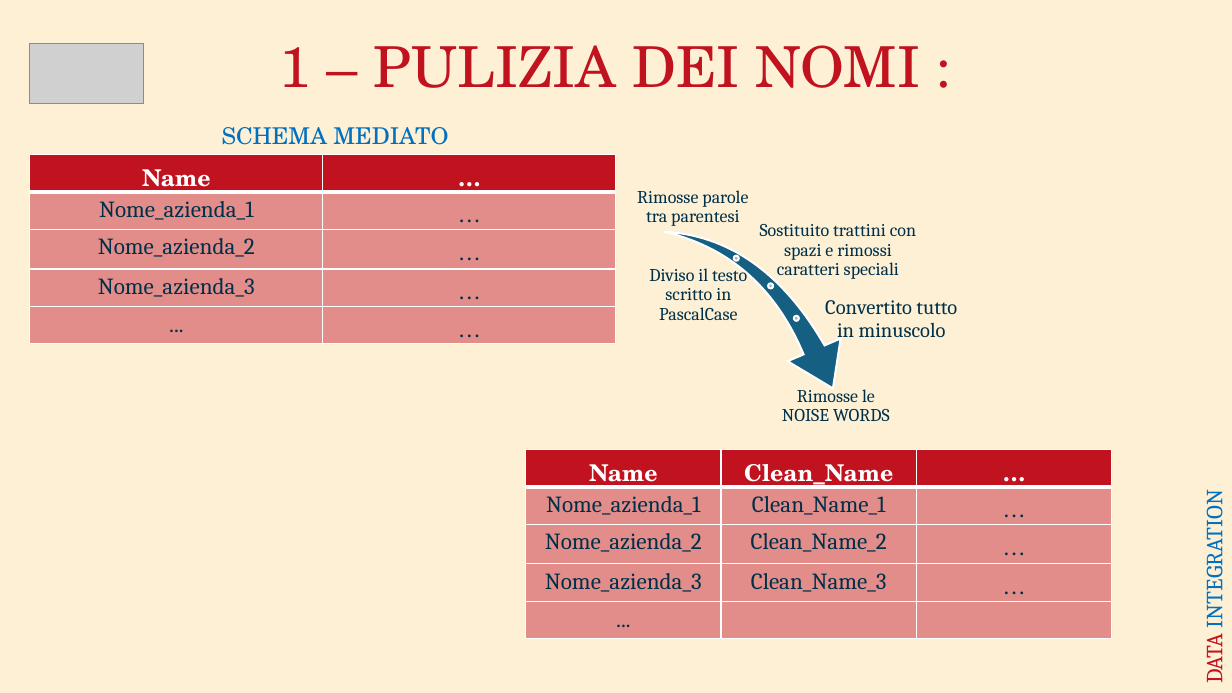
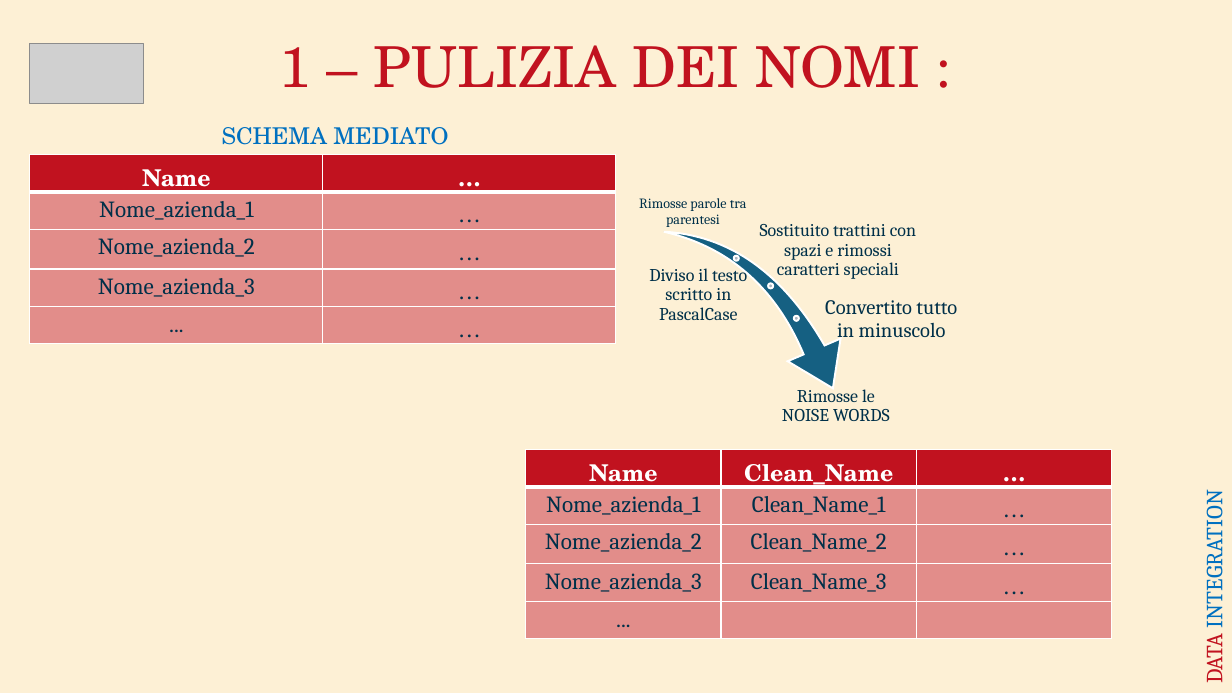
Before and after one commit to AntonioSouls/IDD_HOMEWORK5_Data-Integration, a slide deck: slide 20 of Data Integration Presentazione.pptx (slide 17 before the commit). Drawn at 1232x693 pixels with LibreOffice and Linux fonts; fonts in the diff are those of the drawing; grey boxes stand for pictures. Boxes give left, top, right and bottom in pixels: in the first picture for what was removed or moved away, otherwise in the second. Text is boxed around its words. In the diff, an @@ line names an element or a change of style, - is before the commit and + after.

```diff
--- a/Data Integration Presentazione.pptx
+++ b/Data Integration Presentazione.pptx
@@ text "Rimosse parole tra parentesi" at (639,198,747,227): size 14 to 11 pt; less space between paragraphs @@
```
Also in this commit, not shown: 12 other slides changed, 5 slides added, 2 slides removed.
